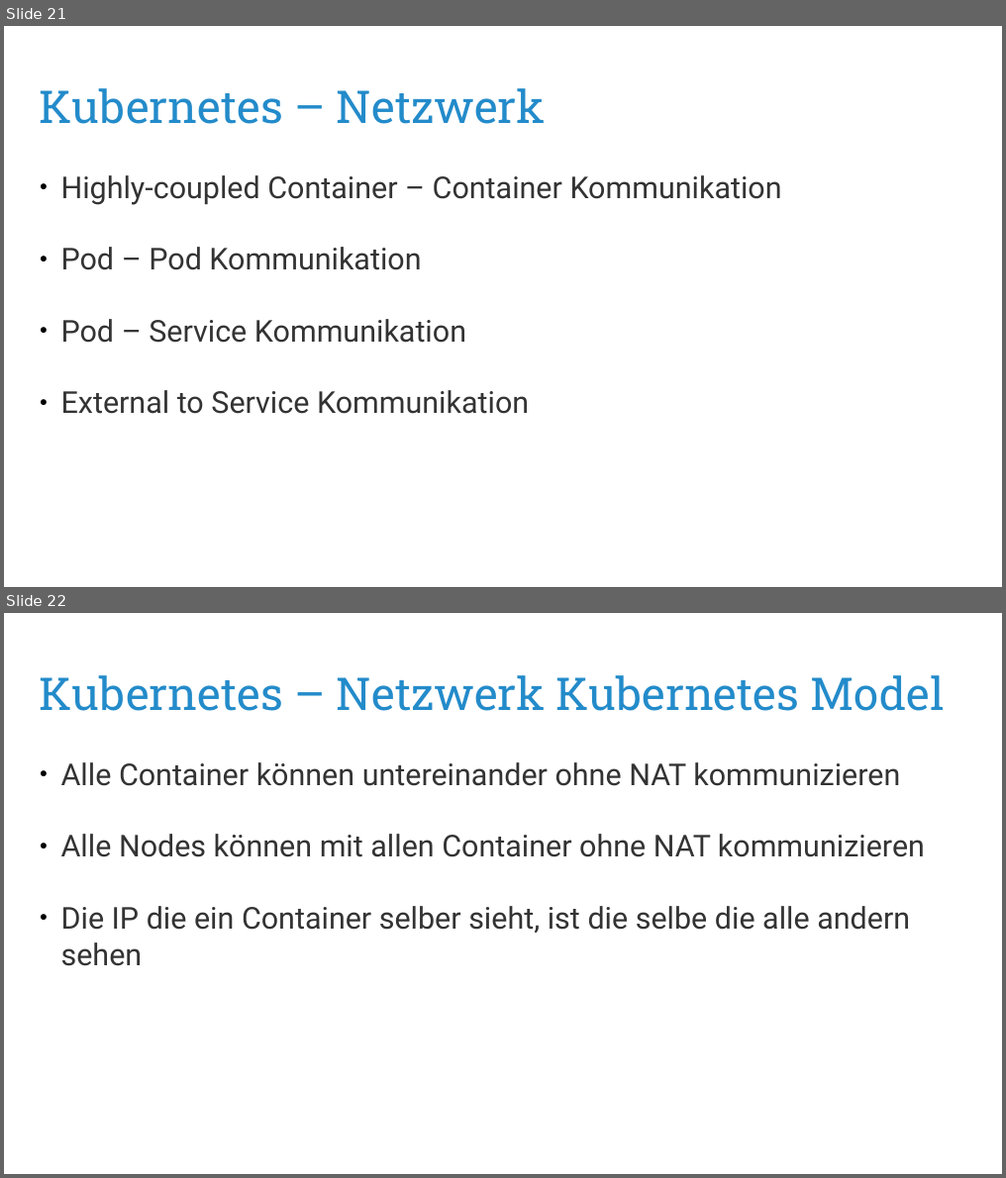
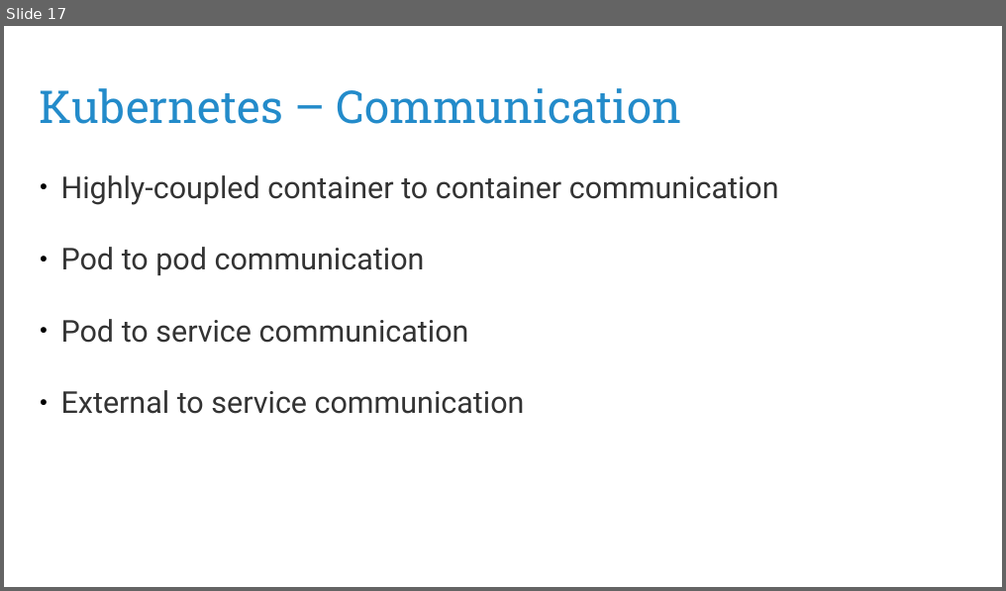
Before and after one commit to puzzle/kubernetes-techlab, a slide deck: presentation/kubernetes-workshop.odp. Shown one above the other, each under a label of ours: slides 21 and 22 before the commit, slide 17 after it. The pictures are 1006x1178 and 1006x591 pixels, drawn with LibreOffice and Linux fonts; fonts in the diff are those of the drawing. Boxes give left, top, right and bottom in pixels: in the first picture for what was removed or moved away, otherwise in the second. Text is boxed around its words. In the diff, an @@ line names an element or a change of style, - is before the commit and + after.

```diff
--- a/presentation/kubernetes-workshop.odp
+++ b/presentation/kubernetes-workshop.odp
@@ slide 22 removed at <box>4,613,1002,1174</box>, background #FFFFFF @@
@@ title removed at <box>40,675,944,711</box> @@
-Kubernetes – Netzwerk Kubernetes Model
@@ text removed at <box>61,762,925,966</box> @@
-● Alle Container können untereinander ohne NAT kommunizieren
-● Alle Nodes können mit allen Container ohne NAT kommunizieren
-● Die IP die ein Container selber sieht, ist die selbe die alle andern sehen
@@ what was slide 21 is now slide 17 @@
@@ slide 17 changed as well @@
@@ title at <box>40,88,682,124</box>: text changed @@
-Kubernetes – Netzwerk
+Kubernetes – Communication
@@ text at <box>61,175,779,414</box>: text changed @@
-● Highly-coupled Container – Container Kommunikation
-● Pod – Pod Kommunikation
-● Pod – Service Kommunikation
-● External to Service Kommunikation
+● Highly-coupled container to container communication
+● Pod to pod communication
+● Pod to service communication
+● External to service communication
```
Also in this commit, not shown: 8 other slides changed, 17 slides added, 20 other slides removed, 1 other file.
